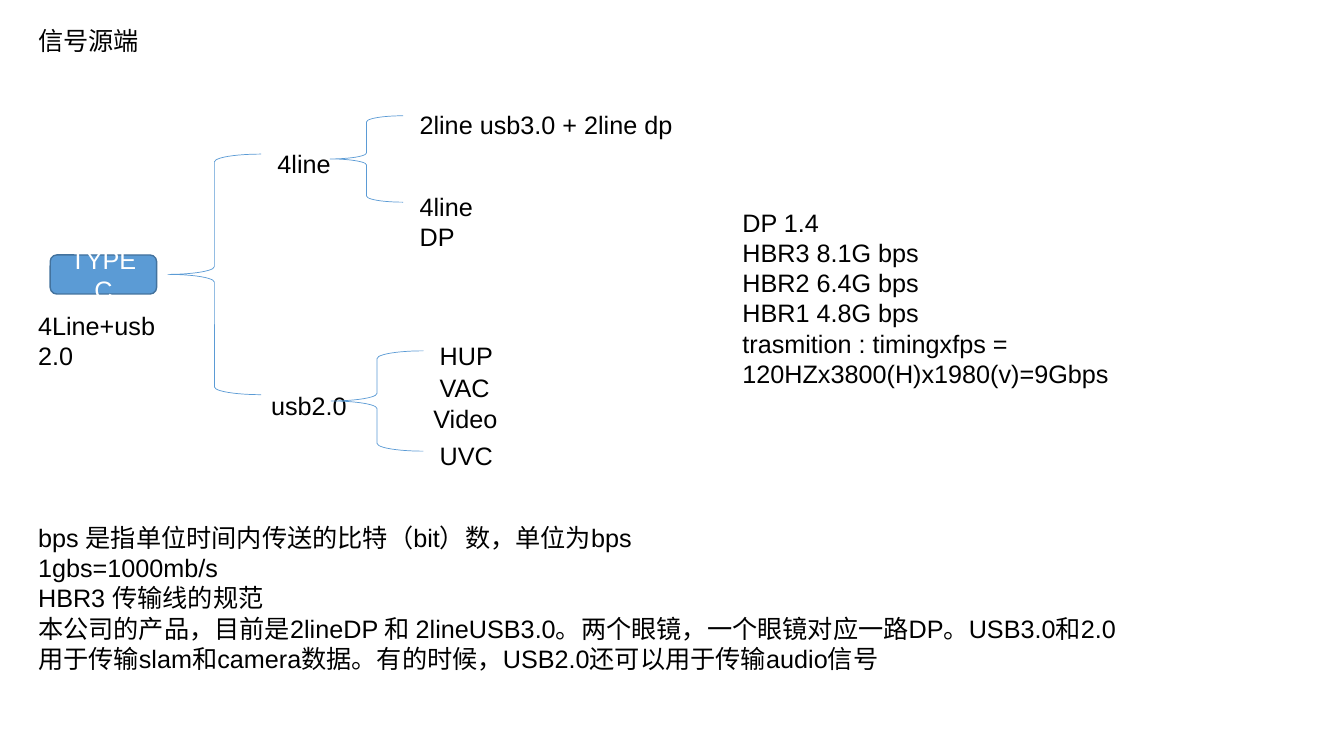
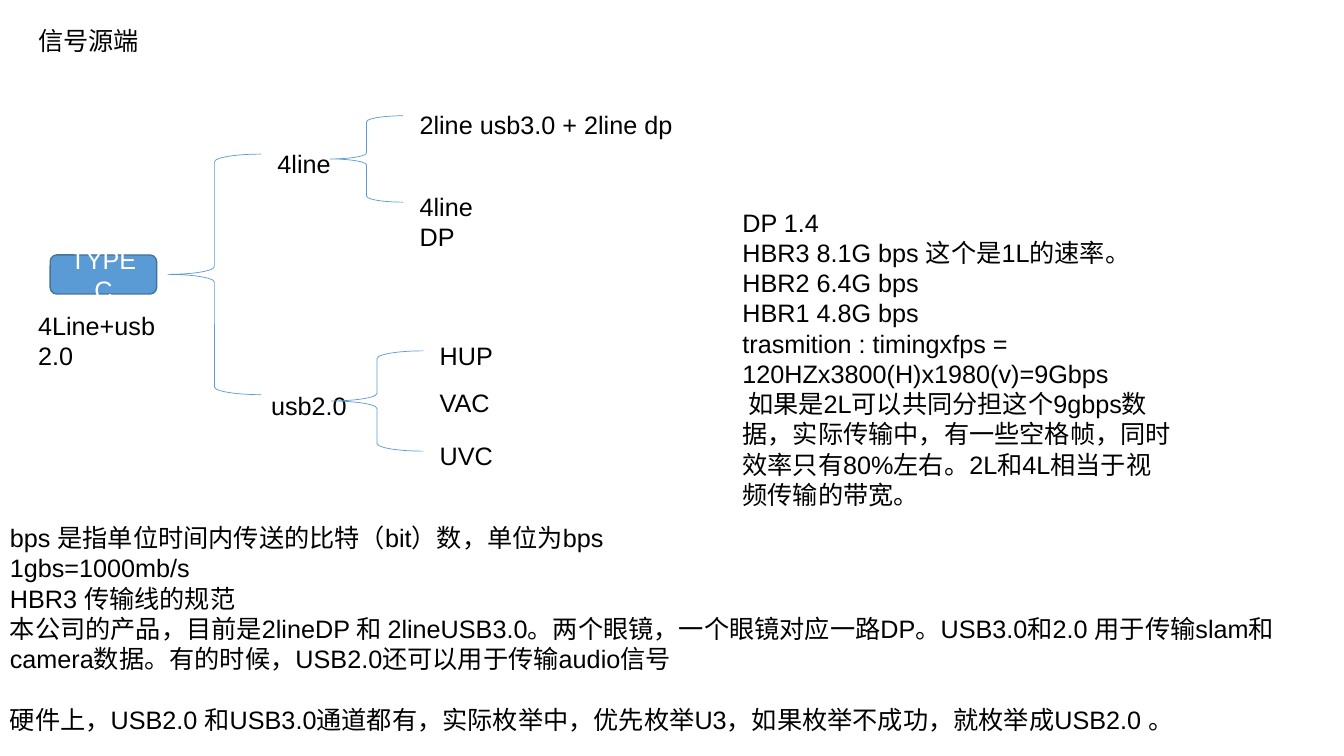
Before and after one commit to xiangyu199378/workdaily, a slide deck: slide 4 of workdoc/framework/BringUp.pptx. Drawn at 1344x756 pixels with LibreOffice and Linux fonts; fonts in the diff are those of the drawing. Boxes give left, top, right and bottom in pixels: in the first picture for what was removed or moved away, otherwise in the second. Text is boxed around its words. In the diff, an @@ line names an element or a change of style, - is before the commit and + after.

```diff
--- a/workdoc/framework/BringUp.pptx
+++ b/workdoc/framework/BringUp.pptx
@@ text at (x1=742, y1=240, x2=1130, y2=268): text changed @@
-HBR3 8.1G bps
+HBR3 8.1G bps 这个是1L的速率。
@@ text "VAC" moved from (x1=440, y1=379, x2=490, y2=398) to (x1=440, y1=394, x2=490, y2=413) @@
@@ text at (x1=742, y1=387, x2=1170, y2=507): paragraph added @@
+如果是2L可以共同分担这个9gbps数据，实际传输中，有一些空格帧，同时效率只有80%左右。2L和4L相当于视频传输的带宽。
@@ text removed at (x1=433, y1=409, x2=497, y2=429) @@
-Video
@@ text "bps 是指单位时间内传送的比特（bit）数，单位为bps" moved from (x1=38, y1=525, x2=1116, y2=671) to (x1=10, y1=525, x2=1274, y2=732) @@
@@ text at (x1=10, y1=707, x2=1173, y2=732): paragraph added @@
+硬件上，USB2.0 和USB3.0通道都有，实际枚举中，优先枚举U3，如果枚举不成功，就枚举成USB2.0 。
```
Also in this commit, not shown: 5 other slides changed, 1 slide added, 7 other files.
